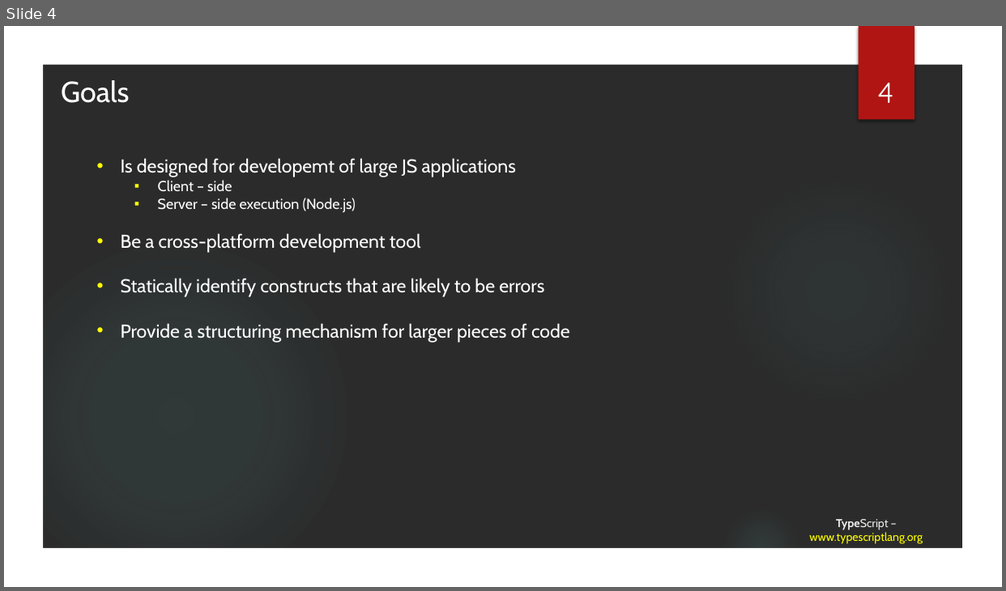
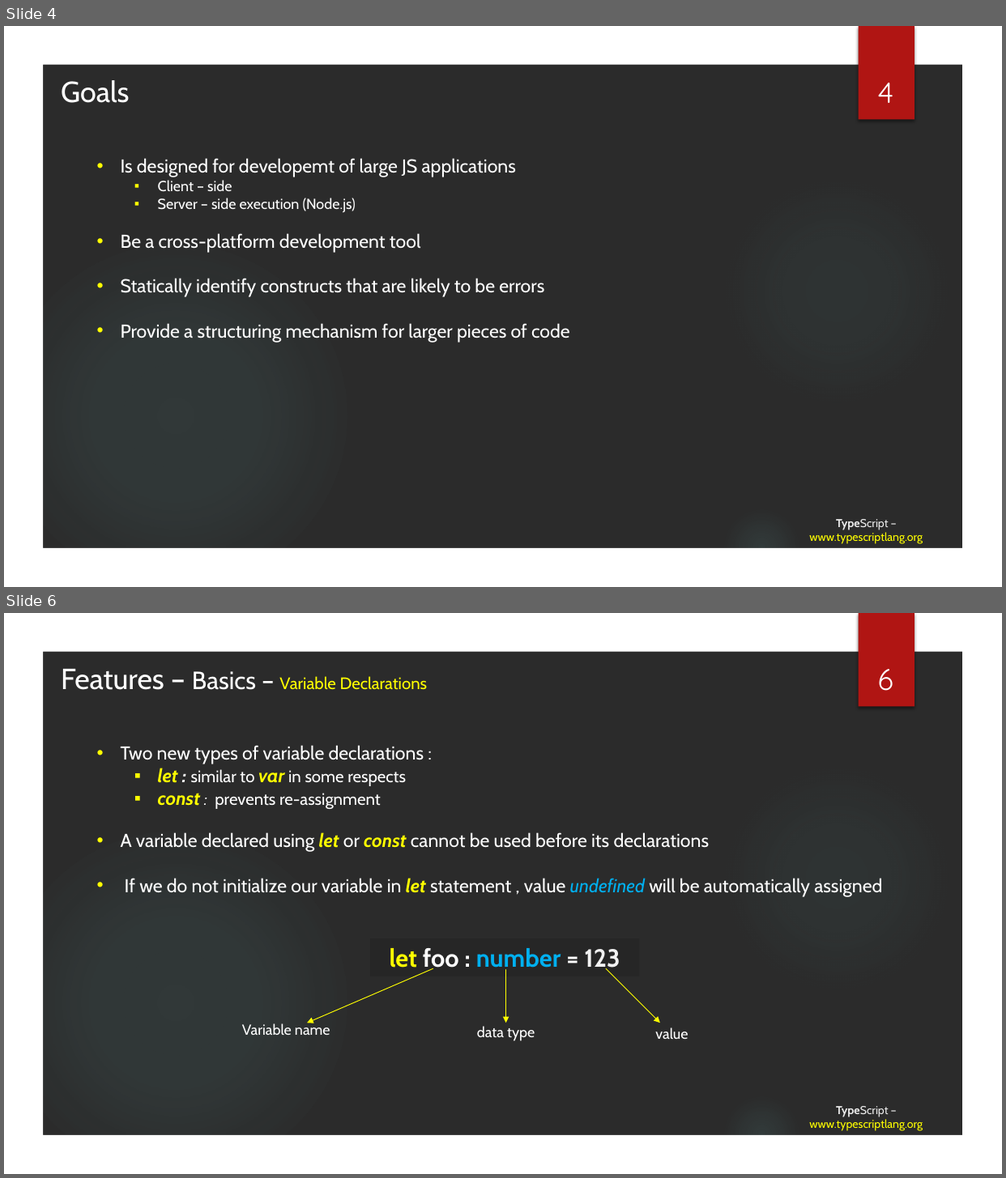
Before and after one commit to tainhx/SSFE, a slide deck: TypeScript.pptx. Shown one above the other, each under a label of ours: slide 4 before the commit, slides 4 and 6 after it; the slides between them are not shown. The pictures are 1006x591 and 1006x1178 pixels, drawn with LibreOffice and Linux fonts; fonts in the diff are those of the drawing; background and template pictures are left out; a plain dark background stands for a picture behind light text. Boxes give left, top, right and bottom in pixels: in the first picture for what was removed or moved away, otherwise in the second. Text is boxed around its words. In the diff, an @@ line names an element or a change of style, - is before the commit and + after.

```diff
--- a/TypeScript.pptx
+++ b/TypeScript.pptx
@@ slide 6 added at [4,613,1002,1174], background picture (left out); not listed: 5 template elements that a slide beside it also shows @@
@@ text added at [61,669,428,690], 16 pt, text #FFFF00 @@
+Features – Basics – Variable Declarations
@@ page number added at [878,669,893,691], 28 pt, text #FFFFFF @@
+6
@@ text added at [121,745,882,897], 18 pt, text #FFFFFF @@
+• Two new types of variable declarations :
+  ▪ let : similar to var in some respects
+  ▪ const : prevents re-assignment
+• A variable declared using let or const cannot be used before its declarations
+• If we do not initialize our variable in let statement , value undefined will be automatically assigned
@@ text added at [390,948,620,973], 24 pt, text #00B0F0, bold @@
+let foo : number = 123
@@ arrow added from (433, 969) to (307, 1023), #FFFF00 0.75 pt @@
@@ arrow added from (506, 970) to (506, 1023), #FFFF00 0.75 pt @@
@@ arrow added from (606, 969) to (661, 1023), #FFFF00 0.75 pt @@
@@ text added at [242,1023,330,1035], 14 pt, text #FFFFFF @@
+Variable name
@@ text added at [477,1026,535,1041], 14 pt, text #FFFFFF @@
+data type
@@ text added at [655,1028,688,1039], 14 pt, text #FFFFFF @@
+value
@@ title added at [809,1106,923,1131], 11 pt, text #FFFF00 @@
+TypeScript – www.typescriptlang.org
```
Also in this commit, not shown: 8 slides changed, 10 other slides added, 18 other files.
